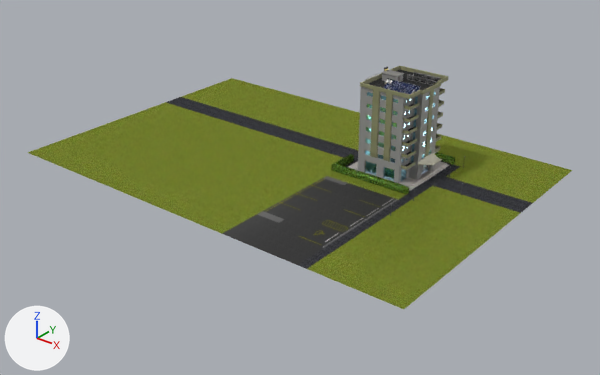
The Blender file models/scene/house/Edificio.blend, before and after one commit.
Rendered twice from a 50 mm lens placed at (42.0, -68.8, 35.9), pointed at (-6.9, -7.6, -2.1). The axes (+X, +Y, +Z) are drawn at lower left. The lights are the same throughout.

In view in the first picture: 'Cubo', 'Edificio', 'Suelo'.
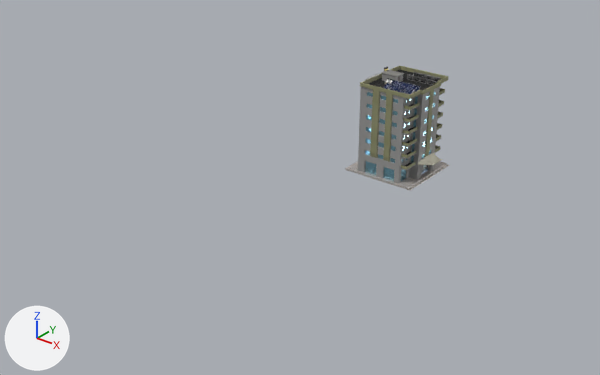
The change in detail:
Object 'Suelo' (ob_suelo) is deleted.

Boxes (x1, y1, x2, y2) around the edits, measured in the pictures (600 x 375 px):
'Suelo', deleted
    before: (28, 78, 572, 309)
    faces in mat_grass: (28, 78, 572, 309)
    faces in mat_material_003: (222, 176, 398, 265)
    faces in mat_losas: (166, 97, 532, 269)
    faces in mat_seto2: (331, 147, 453, 194)
    faces in mat_seto: (332, 152, 455, 188)
